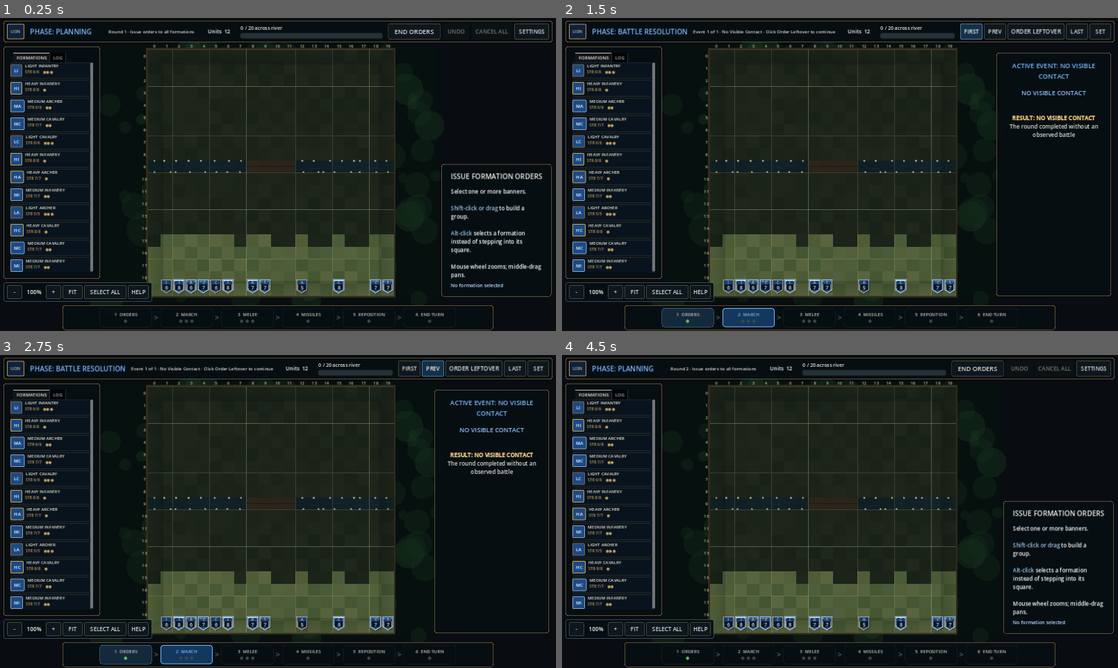
Above: before the commit, frames 1-4 (two rows, left to right).
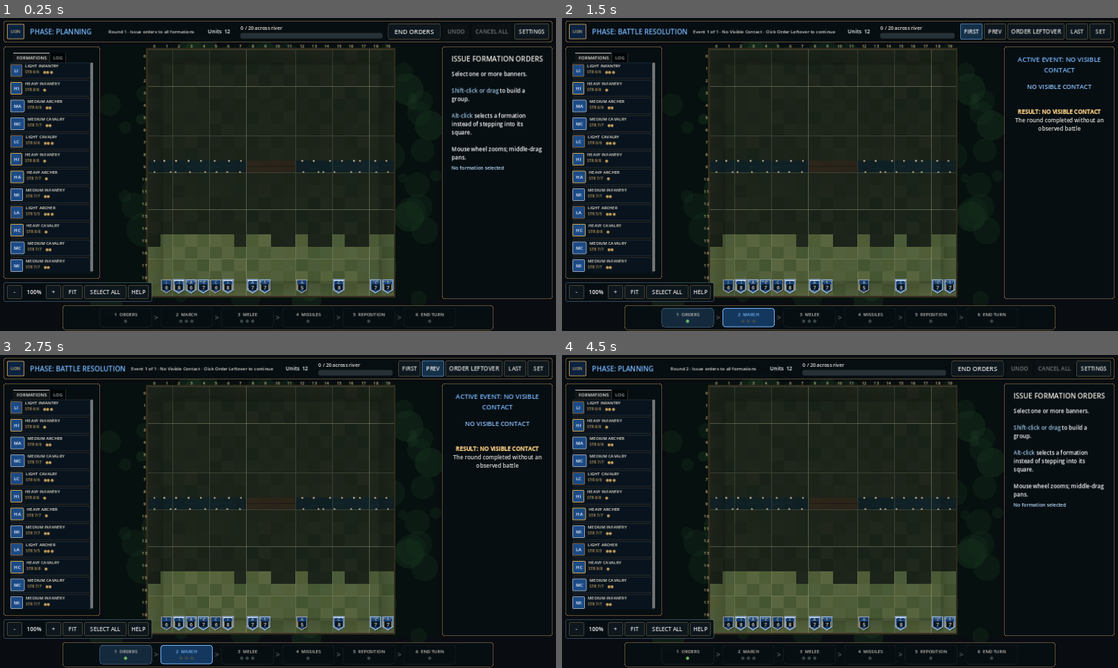
Above: after the commit, the same moments.

Repository: lucashald/stratego
Game: Godot game, scene res://scenes/main.tscn
Two runs of this game, one before a commit and one after it. Both use one fixed random seed, a clock stepped at 60 frames per second and the inputs below.
Inputs:
- Up to frame 1 (0.25 s): no input
- Up to frame 2 (1.5 s): click "END ORDERS" at 0.5 s; click "FIRST" at 1.25 s
- Up to frame 3 (2.75 s): click "PREV" at 2 s
- Up to frame 4 (4.5 s): click "ORDER LEFTOVER" at 2.75 s; click "END REPOSITION" at 3.5 s; click "NEXT ROUND" at 4.25 s

The runs differ from the first frame. In frame 1, 2.9% of the frame differs, in the area x 79-100%, y 9-90%; in frame 2, 1.9%; in frame 3, 1.9%; in frame 4, 2.9%.

Commit message:
Right sidebar as a persistent detail channel
The inspector and battle panels both fill the reserved right region and
alternate by phase, so the detail channel never moves and never blanks: one of
the two is always showing. The inspector could previously be dismissed, which
left the region empty during orders.

Co-Authored-By: Claude Opus 5 <noreply@anthropic.com>

Diff:
--- a/new/scripts/main.gd
+++ b/new/scripts/main.gd
@@ -419,7 +419,6 @@
 func _hide_detail_help() -> void:
 	detail_help_hidden = true
 	detail_toast.visible = false
-	inspector_panel.visible = false
 
 
 func _show_detail_help() -> void:
@@ -430,9 +429,11 @@
 
 func _build_inspector() -> void:
 	inspector_panel = PanelContainer.new()
-	inspector_panel.set_anchors_preset(Control.PRESET_BOTTOM_RIGHT)
-	inspector_panel.position = Vector2(-330, -480)
-	inspector_panel.size = Vector2(310, 380)
+	inspector_panel.set_anchors_preset(Control.PRESET_RIGHT_WIDE)
+	inspector_panel.offset_left = -REGION_RIGHT + 12
+	inspector_panel.offset_right = -10
+	inspector_panel.offset_top = REGION_TOP + 4
+	inspector_panel.offset_bottom = -REGION_BOTTOM - 4
 	inspector_panel.add_theme_stylebox_override("panel", _panel_style(PANEL_BG, HUD_GOLD, 1, 7))
 	add_child(inspector_panel)
 	var margin := MarginContainer.new()
@@ -502,9 +503,11 @@
 
 func _build_battle_panel() -> void:
 	battle_panel = PanelContainer.new()
-	battle_panel.set_anchors_preset(Control.PRESET_TOP_RIGHT)
-	battle_panel.position = Vector2(-350, 100)
-	battle_panel.size = Vector2(330, 700)
+	battle_panel.set_anchors_preset(Control.PRESET_RIGHT_WIDE)
+	battle_panel.offset_left = -REGION_RIGHT + 12
+	battle_panel.offset_right = -10
+	battle_panel.offset_top = REGION_TOP + 4
+	battle_panel.offset_bottom = -REGION_BOTTOM - 4
 	battle_panel.add_theme_stylebox_override("panel", _panel_style(PANEL_BG, HUD_GOLD, 1, 7))
 	add_child(battle_panel)
 	var margin := MarginContainer.new()
@@ -1386,7 +1389,7 @@
 	var read_only := spectator_mode or replay_view_mode
 	planning_controls.visible = not resolution_mode
 	playback_controls.visible = resolution_mode
-	inspector_panel.visible = not resolution_mode and not detail_help_hidden
+	inspector_panel.visible = not resolution_mode
 	battle_panel.visible = resolution_mode
 	# The sidebar is a region, not a pop-up: it is present in every phase and only
 	# its contents change.
